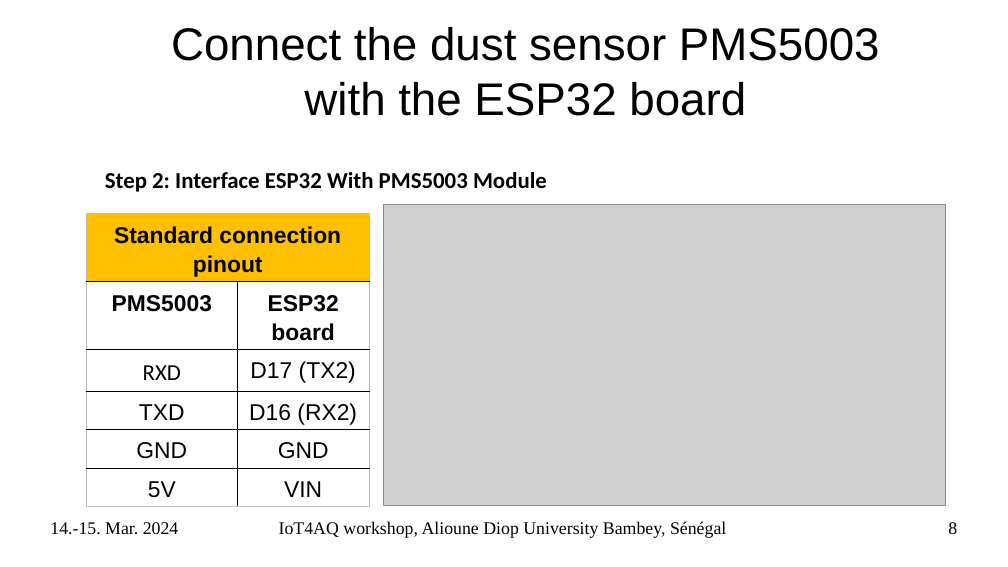
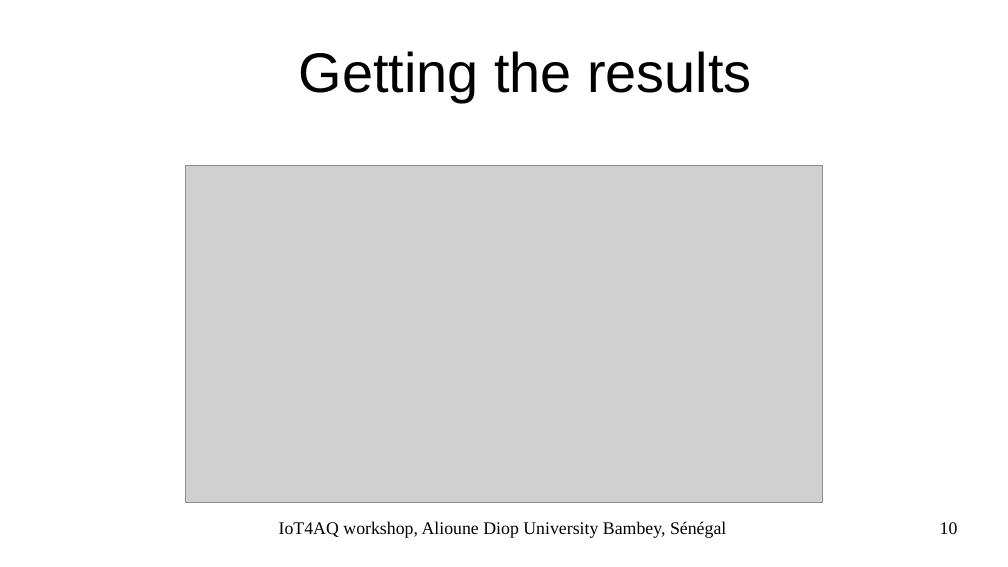
Before and after one commit to uraich/IoT4AQ, a slide deck: slide 10 of workshop/slides/IoT4AQ_PMS5003.odp (slide 8 before the commit). Drawn at 1008x567 pixels with LibreOffice and Linux fonts; fonts in the diff are those of the drawing; grey boxes stand for pictures; background and template pictures are left out. Boxes give left, top, right and bottom in pixels: in the first picture for what was removed or moved away, otherwise in the second. Text is boxed around its words. In the diff, an @@ line names an element or a change of style, - is before the commit and + after.

```diff
--- a/workshop/slides/IoT4AQ_PMS5003.odp
+++ b/workshop/slides/IoT4AQ_PMS5003.odp
@@ title at [299,51,751,102]: text changed; size 36 to 44 pt @@
-Connect the dust sensor PMS5003 with the ESP32 board
+Getting the results
@@ text removed at [105,172,547,192] @@
-Step 2: Interface ESP32 With PMS5003 Module
@@ picture: place and size @@
-picture at [384,204,946,505]
+picture at [186,166,823,503]
@@ table removed at [86,214,369,502], 6 rows, 2 columns @@
-Standard connection pinout | 
-PMS5003 | ESP32 board
-RXD | D17 (TX2)
-TXD | D16 (RX2)
-GND | GND
-5V | VIN
@@ text removed at [50,522,179,535] @@
-14.-15. Mar. 2024
@@ page number at [940,522,958,534]: text changed @@
-8
+10
```
Also in this commit, not shown: 2 other slides changed, 7 slides added, 6 slides removed, 13 other files.
